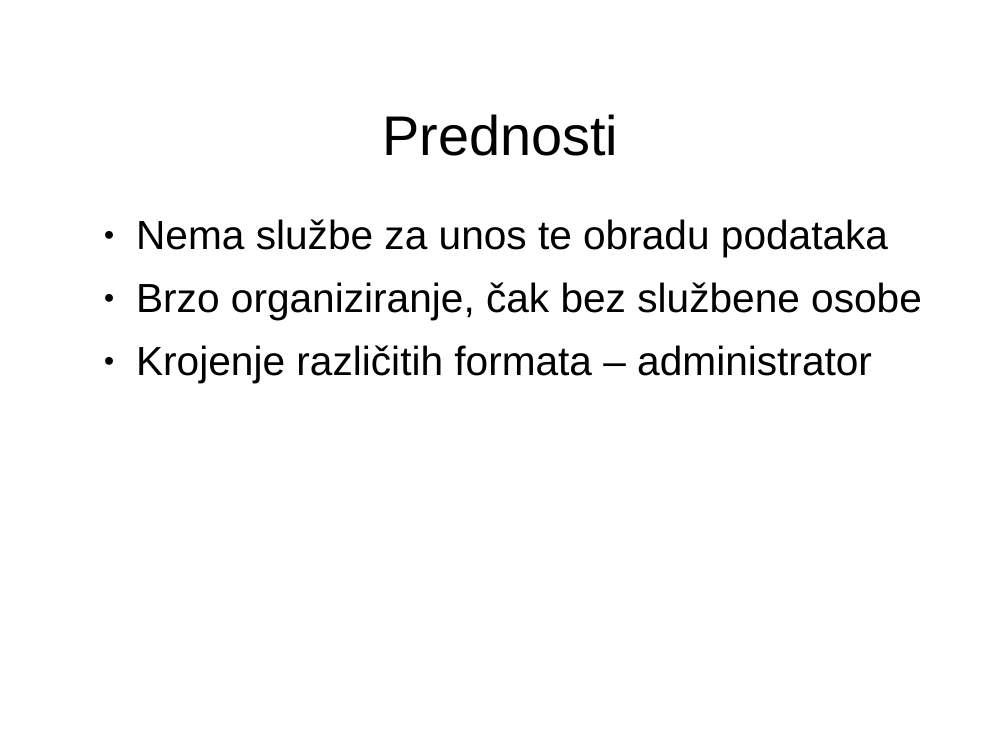
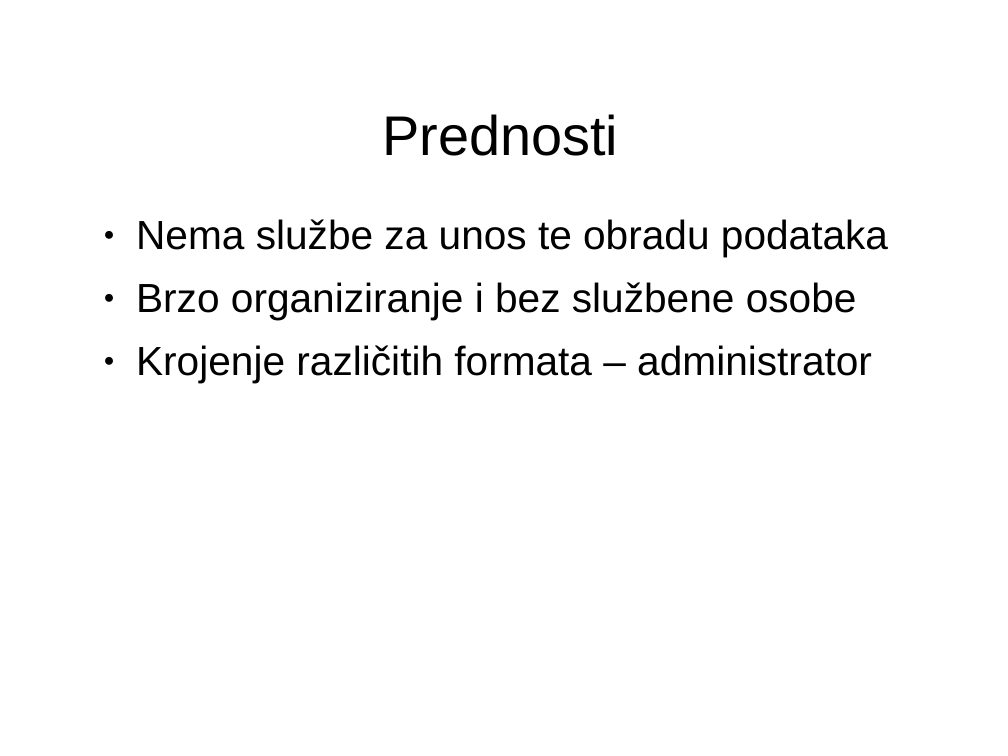
Before and after one commit to vidra74/Futura, a slide deck: slide 6 of Futura_StartUp.odp. Drawn at 1008x756 pixels with LibreOffice and Linux fonts; fonts in the diff are those of the drawing; background and template pictures are left out. Boxes give left, top, right and bottom in pixels: in the first picture for what was removed or moved away, otherwise in the second. Text is boxed around its words. In the diff, an @@ line names an element or a change of style, - is before the commit and + after.

```diff
--- a/Futura_StartUp.odp
+++ b/Futura_StartUp.odp
@@ text at [136,282,857,320]: text changed @@
-● Brzo organiziranje, čak bez službene osobe
+● Brzo organiziranje i bez službene osobe
```
Also in this commit, not shown: 5 other slides changed, 3 other files.
